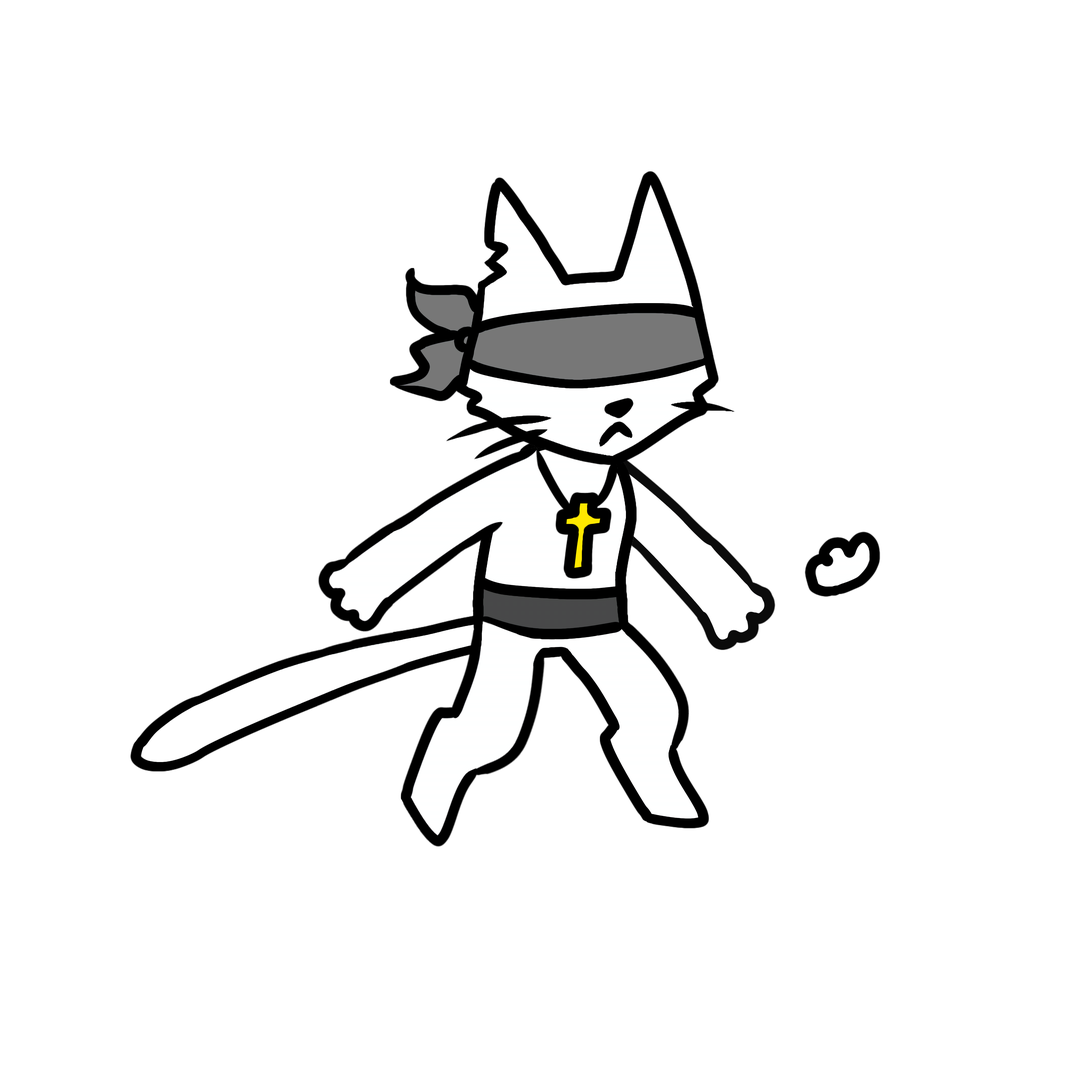
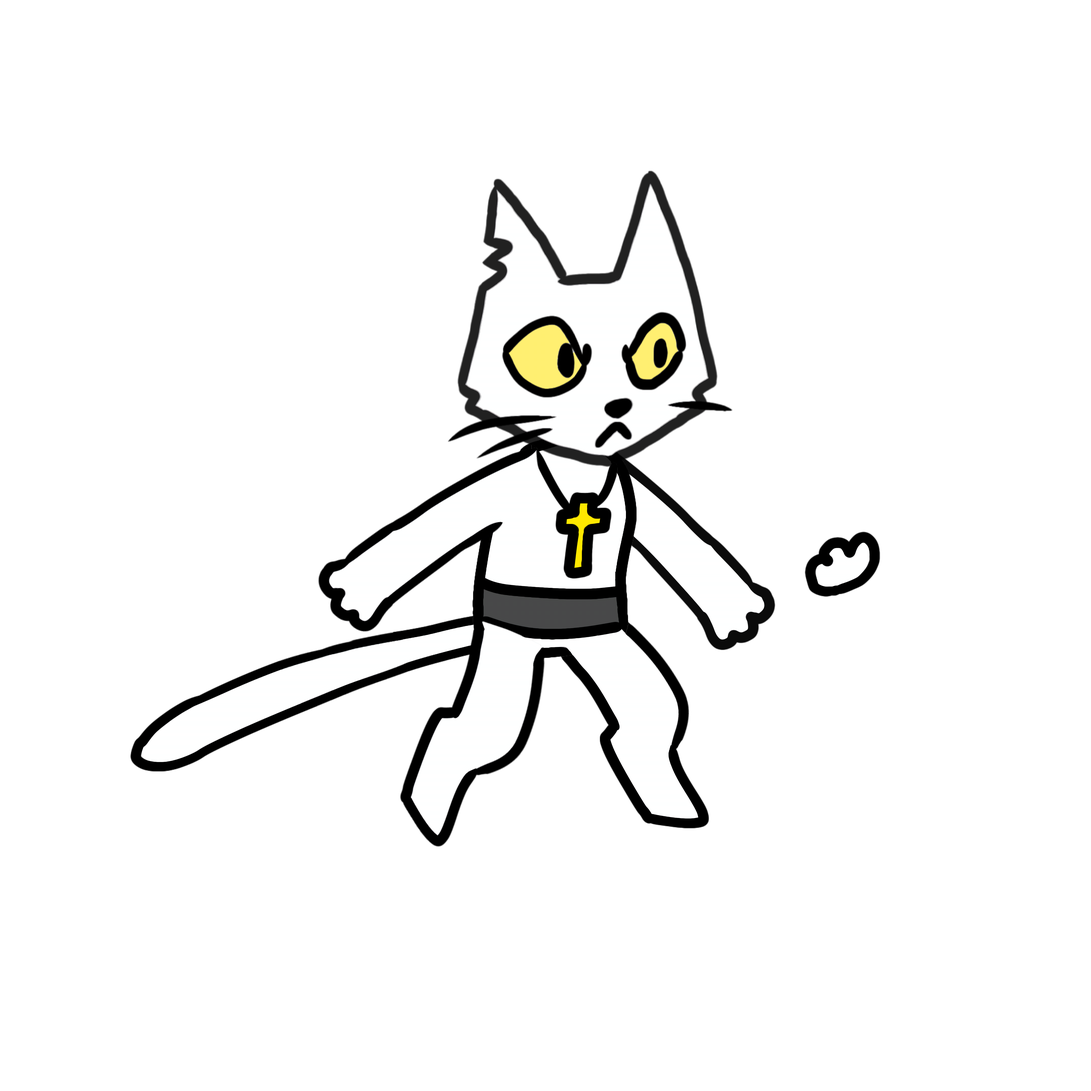
Comparing the layer stacks of the two 1091 x 1091 images. Changes:
added layer "Untitled40 (1)" above "Background" over [386, 447, 556, 633]
added layer "Background" (2nd of 9) above "Background" over [399, 620, 547, 805]
added layer "Background" (3rd of 9) above "Background" over [501, 311, 688, 399]
added layer "Background" (4th of 9) above "Background" over [447, 170, 734, 468]
added layer "Background" (5th of 9) above "Background" over [531, 443, 618, 474]
renamed "L_Arm" to "Background", painted on it over [318, 293, 690, 660]
removed layer "L_Leg" over [400, 619, 547, 805]
removed layer "Head" over [390, 170, 736, 466]
removed layer "Cross" over [531, 443, 618, 474]
removed layer "Torso" over [472, 293, 690, 659]
renamed "R_Leg" to "Background", painted on it over [559, 616, 710, 825]
removed layer "Tail" over [132, 610, 568, 763]
removed layer "R_Arm" over [568, 436, 765, 640]
added layer "Background" (8th of 9) above "Background" over [132, 610, 568, 763]
added layer "Background" (9th of 9) over [568, 436, 765, 640]
